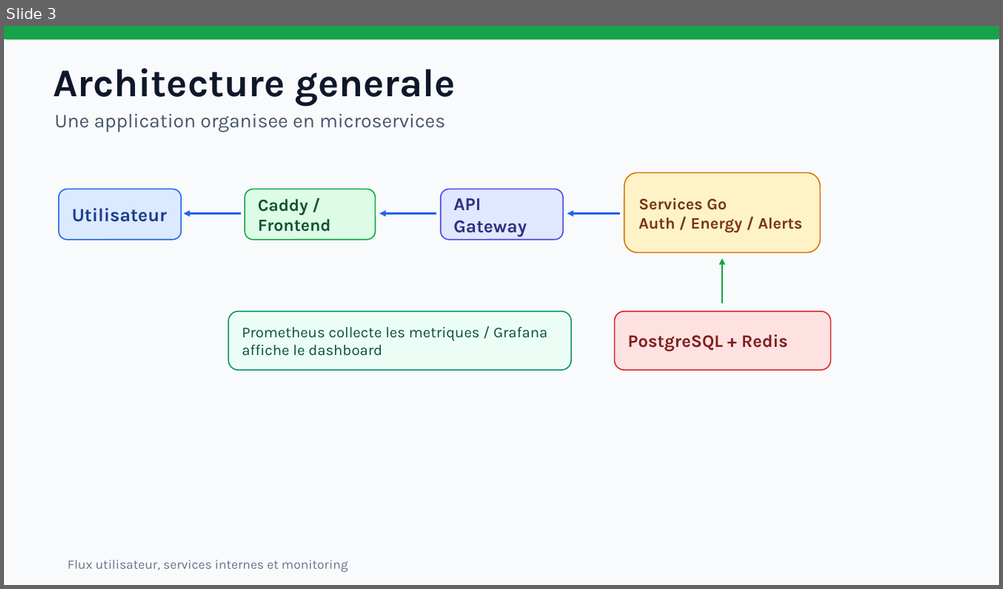
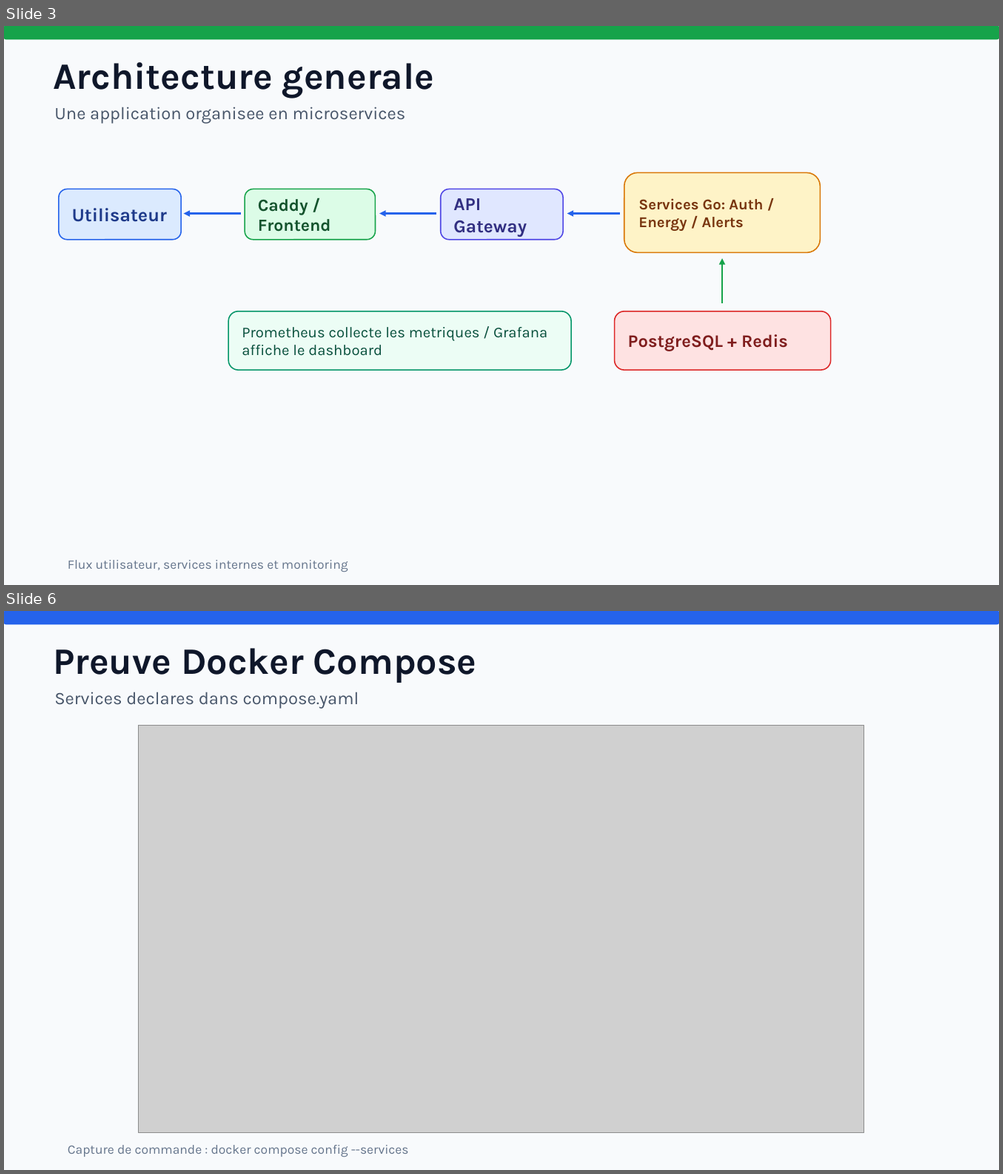
Before and after one commit to montchonabil-collab/greenops-platform, a slide deck: docs/greenops-platform-presentation.pptx. Shown one above the other, each under a label of ours: slide 3 before the commit, slides 3 and 6 after it; the slides between them are not shown. The pictures are 1003x589 and 1003x1174 pixels, drawn with LibreOffice and Linux fonts; fonts in the diff are those of the drawing; grey boxes stand for pictures. Boxes give left, top, right and bottom in pixels: in the first picture for what was removed or moved away, otherwise in the second. Text is boxed around its words. In the diff, an @@ line names an element or a change of style, - is before the commit and + after.

Commit message:
Add proof screenshots to presentation

```diff
--- a/docs/greenops-platform-presentation.pptx
+++ b/docs/greenops-platform-presentation.pptx
@@ slide 6 added at (4, 611, 999, 1170), background #F8FAFC @@
@@ rounded rectangle added at (4, 611, 999, 624), fill #2563EB, outline #2563EB 1.1 pt @@
@@ text added at (53, 648, 477, 683), 36 pt, text #0F172A, bold @@
+Preuve Docker Compose
@@ text added at (54, 692, 359, 709), 17 pt, text #475569 @@
+Services declares dans compose.yaml
@@ picture added at (138, 725, 864, 1133) @@
@@ text added at (68, 1145, 409, 1157), 12.5 pt, text #64748B @@
+Capture de commande : docker compose config --services
@@ slide 3 changed as well @@
@@ text "Architecture generale": place and size @@
-text "Architecture generale" at (53, 68, 455, 105)
+text "Architecture generale" at (53, 62, 434, 99)
@@ text "Architecture generale" at (53, 62, 434, 99): size 38 to 36 pt @@
@@ text "Une application organisee en microservices": place and size @@
-text "Une application organisee en microservices" at (54, 113, 445, 133)
+text "Une application organisee en microservices" at (54, 107, 406, 124)
@@ text "Une application organisee en microservices" at (54, 107, 406, 124): size 19 to 17 pt @@
@@ text in rounded rectangle at (638, 198, 762, 231): text changed; size 15.5 to 14.5 pt @@
-Services Go
-Auth / Energy / Alerts
+Services Go: Auth / Energy / Alerts
```
Also in this commit, not shown: 8 other slides changed, 6 other slides added, 1 slide removed, 7 other files.
